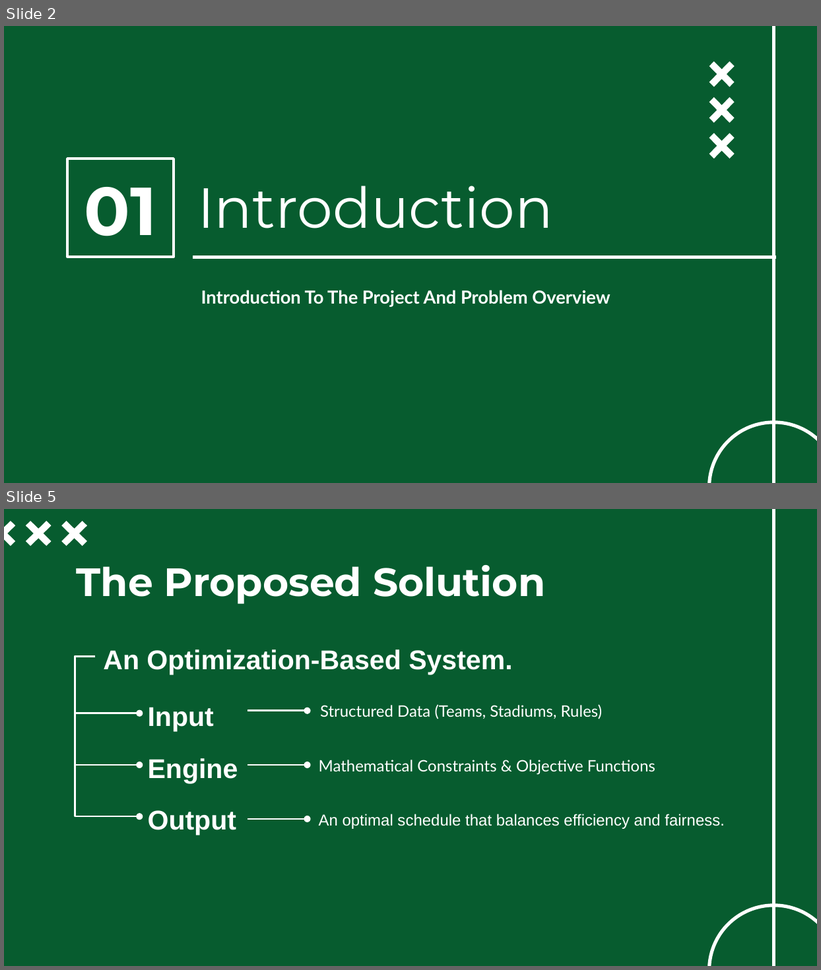
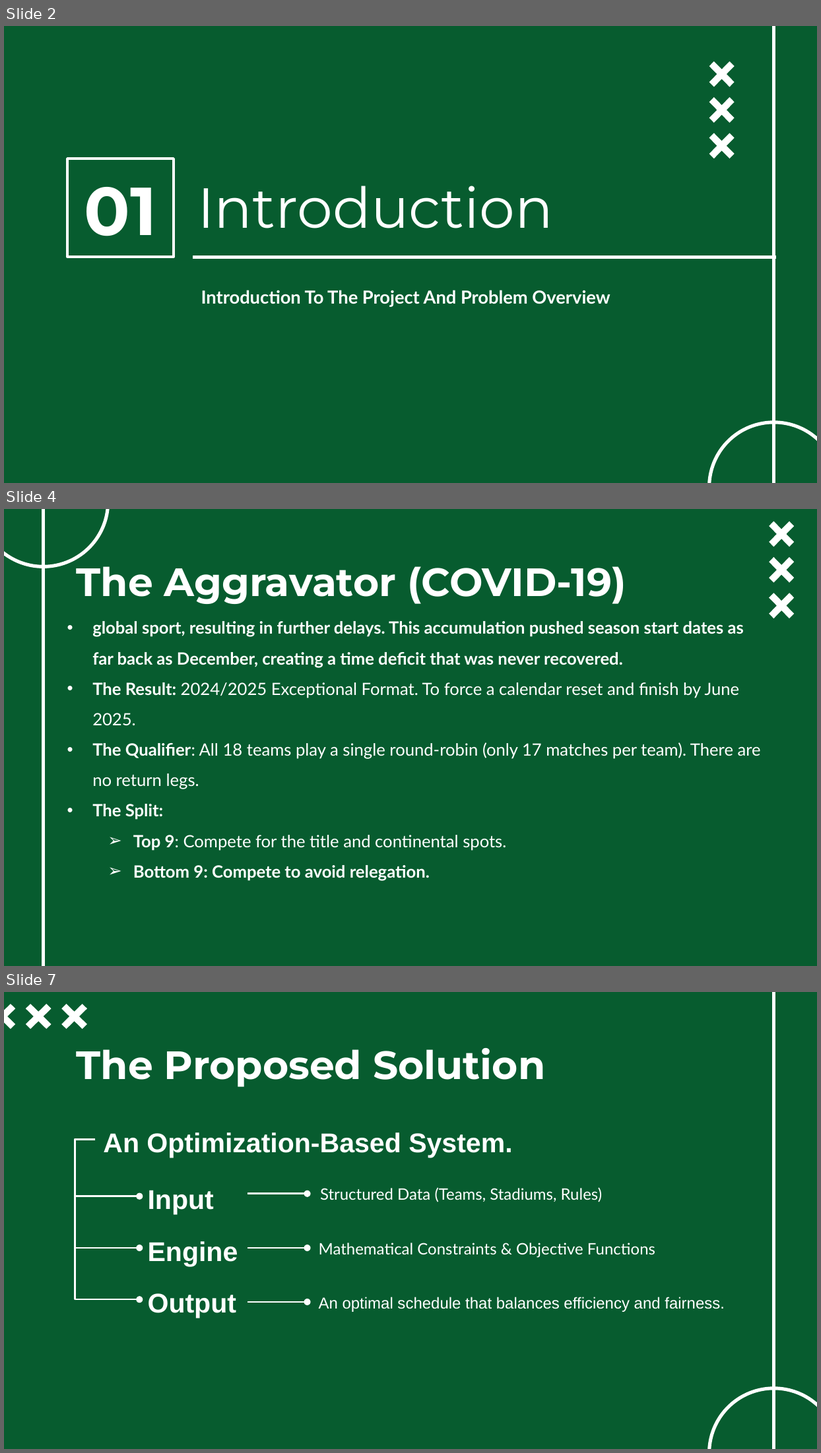
Before and after one commit to ghassanelgendy/egyptian-premier-league-schedule-optimizer, a slide deck: Documentations/presentation V1.pptx. Shown one above the other, each under a label of ours: slides 2 and 5 before the commit, slides 2, 4 and 7 after it; the slides between them are not shown. The pictures are 821x970 and 821x1453 pixels, drawn with LibreOffice and Linux fonts; fonts in the diff are those of the drawing; background and template pictures are left out. Boxes give left, top, right and bottom in pixels: in the first picture for what was removed or moved away, otherwise in the second. Text is boxed around its words. In the diff, an @@ line names an element or a change of style, - is before the commit and + after.

```diff
--- a/Documentations/presentation V1.pptx
+++ b/Documentations/presentation V1.pptx
@@ slide 4 added at (4, 509, 817, 966), background picture (left out) @@
@@ ellipse added at (4, 509, 108, 566), outline #FFFFFF 3 pt @@
@@ line added from (43, 509) to (43, 966), #FFFFFF 3 pt @@
@@ freeform shape added at (769, 521, 795, 547), fill #FFFFFF @@
@@ title added at (76, 558, 626, 604), 35 pt, text #FFFFFF, bold @@
+The Aggravator (COVID-19)
@@ freeform shape added at (769, 557, 795, 582), fill #FFFFFF @@
@@ freeform shape added at (769, 593, 795, 618), fill #FFFFFF @@
@@ subtitle added at (92, 621, 761, 881), 15 pt, text #FFFFFF, bold @@
+• global sport, resulting in further delays. This accumulation pushed season start dates as far back as December, creating a time deficit that was never recovered.
+• The Result: 2024/2025 Exceptional Format. To force a calendar reset and finish by June 2025.
+• The Qualifier: All 18 teams play a single round-robin (only 17 matches per team). There are no return legs.
+• The Split:
+  ➢ Top 9: Compete for the title and continental spots.
+  ➢ Bottom 9: Compete to avoid relegation.
@@ what was slide 5 is now slide 7 @@
```
Also in this commit, not shown: 7 slides changed, 2 other slides added, 4 other files.
